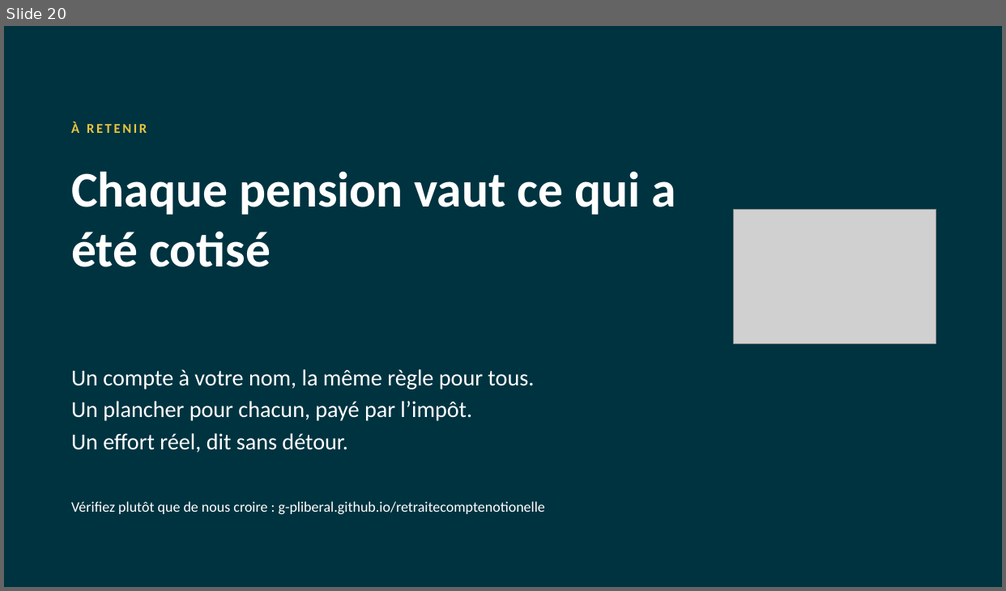
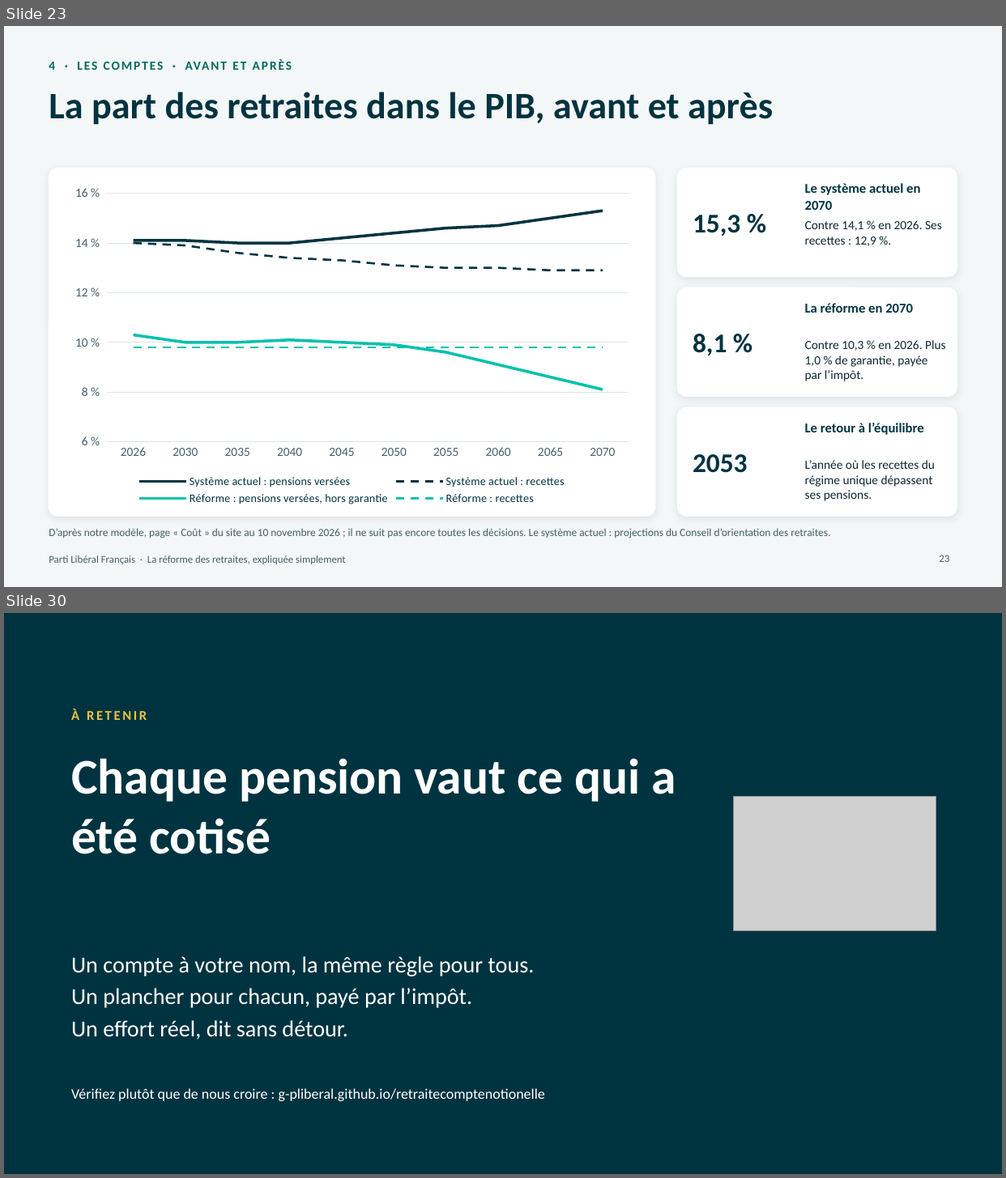
Before and after one commit to g-pliberal/retraitecomptenotionelle, a slide deck: docs/presentation_adherents_novembre_2026.pptx. Shown one above the other, each under a label of ours: slide 20 before the commit, slides 23 and 30 after it; the slides between them are not shown. The pictures are 1006x591 and 1006x1178 pixels, drawn with LibreOffice and Linux fonts; fonts in the diff are those of the drawing; grey boxes stand for pictures. Boxes give left, top, right and bottom in pixels: in the first picture for what was removed or moved away, otherwise in the second. Text is boxed around its words. In the diff, an @@ line names an element or a change of style, - is before the commit and + after.

```diff
--- a/docs/presentation_adherents_novembre_2026.pptx
+++ b/docs/presentation_adherents_novembre_2026.pptx
@@ slide 23 added at bbox=[4, 26, 1002, 587], background #F4F7F7 @@
@@ text added at bbox=[49, 62, 55, 70], 12 pt, text #00695F, bold @@
+4 · LES COMPTES · AVANT ET APRÈS
@@ title added at bbox=[49, 92, 773, 125], 36 pt, text #003340, bold @@
+La part des retraites dans le PIB, avant et après
@@ rounded rectangle added at bbox=[49, 169, 655, 516], fill #FFFFFF, outline #FFFFFF 1 pt @@
@@ rounded rectangle added at bbox=[678, 169, 957, 277], fill #FFFFFF, outline #FFFFFF 1 pt @@
@@ line chart added at bbox=[64, 179, 641, 509] @@
+categories: 2026, 2030, 2035, 2040, 2045, 2050, 2055, 2060, 2065, 2070
+Système actuel : pensions versées: 14.1, 14.1, 14, 14, 14.2, 14.4, 14.6, 14.7, 15, 15.3
+Système actuel : recettes: 14, 13.9, 13.6, 13.4, 13.3, 13.1, 13, 13, 12.9, 12.9
+Réforme : pensions versées, hors garantie: 10.3, 10, 10, 10.1, 10, 9.9, 9.6, 9.1, 8.6, 8.1
+Réforme : recettes: 9.8, 9.8, 9.8, 9.8, 9.8, 9.8, 9.8, 9.8, 9.8, 9.8
@@ text added at bbox=[805, 183, 920, 210], 13 pt, text #003340, bold @@
+Le système actuel en 2070
@@ text added at bbox=[692, 215, 740, 237], 26 pt, text #003340, bold @@
+15,3 %
@@ text added at bbox=[805, 220, 942, 246], 12 pt, text #0F2930 @@
+Contre 14,1 % en 2026. Ses recettes : 12,9 %.
@@ rounded rectangle added at bbox=[678, 288, 957, 396], fill #FFFFFF, outline #FFFFFF 1 pt @@
@@ text added at bbox=[805, 303, 913, 313], 13 pt, text #003340, bold @@
+La réforme en 2070
@@ text added at bbox=[692, 334, 727, 356], 26 pt, text #003340, bold @@
+8,1 %
@@ text added at bbox=[805, 340, 946, 382], 12 pt, text #0F2930 @@
+Contre 10,3 % en 2026. Plus 1,0 % de garantie, payée par l’impôt.
@@ rounded rectangle added at bbox=[678, 408, 957, 516], fill #FFFFFF, outline #FFFFFF 1 pt @@
@@ text added at bbox=[805, 423, 924, 435], 13 pt, text #003340, bold @@
+Le retour à l’équilibre
@@ text added at bbox=[692, 454, 748, 473], 26 pt, text #003340, bold @@
+2053
@@ text added at bbox=[805, 460, 935, 501], 12 pt, text #0F2930 @@
+L’année où les recettes du régime unique dépassent ses pensions.
@@ text added at bbox=[49, 528, 830, 539], 10.5 pt, text #44606A @@
+D’après notre modèle, page « Coût » du site au 10 novembre 2026 ; il ne suit pas encore toutes les décisions. Le système actuel : projections du Conseil d’orientation des retraites.
@@ text added at bbox=[49, 556, 346, 565], 10 pt, text #44606A @@
+Parti Libéral Français · La réforme des retraites, expliquée simplement
@@ page number added at bbox=[939, 555, 949, 562], 10 pt, text #44606A @@
+23
@@ what was slide 20 is now slide 30 @@
```
Also in this commit, not shown: 18 slides changed, 9 other slides added, 2 other files.
